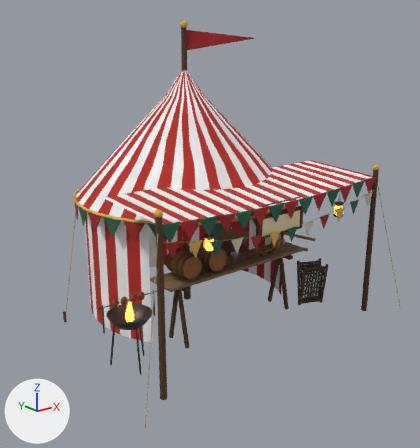
A saved change to the Blender file models/src/tavern-tent.blend.
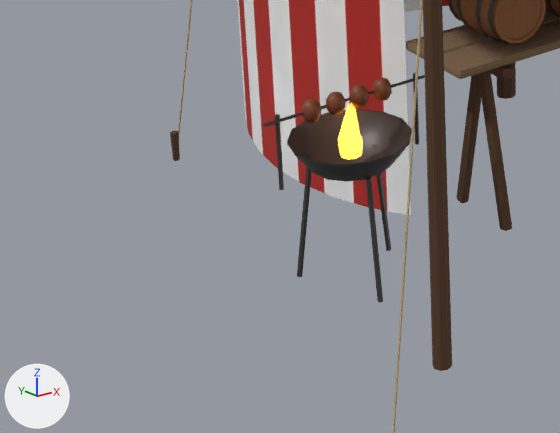
The first picture shows the older version from a camera (50 mm lens) standing at (-8.61, -11.43, 6.66) and looking at (-0.04, -0.71, 2.37). The close-ups show the older and then the newer version on the part from 0% to 49% of the width and 59% to 94% of the height of that picture. Only the edits that show in the close-ups are written down. Lighting does not change. The marker at lower left points along +X, +Y and +Z.

The first close-up shows 'tavern_tent'.
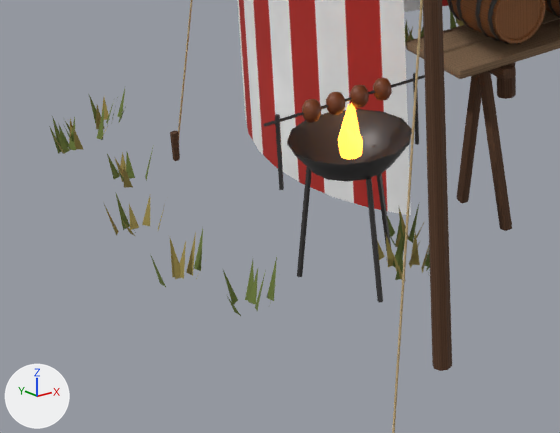
Where the change shows, as pixel boxes (x1, y1, x2, y2) in the close-ups (560 x 433 px):
'tavern_tent', reshaped: before (170, 0, 560, 433); after (49, 0, 560, 433)
part 1 of me_tavern_tent, added: after (49, 89, 430, 316)
part 2 of me_tavern_tent, added (mostly hidden): after (405, 0, 464, 46)

The change in detail:
Material 'Grass_Dry' (mat_grass_dry) is new.
Its base color is (0.323, 0.254, 0.0685) (yellow #9a8a4a).
Its roughness is 0.95.
Material 'Grass' (mat_grass) is new.
Its base color is (0.147, 0.195, 0.0423) (dark green #6b7a3a).
Its roughness is 0.95.
me_tavern_tent is used by ob_tavern_tent; location (0.0, 0.0, 0.0).
me_tavern_tent had 5132 vertices, 5136 faces and spanned x -3.94..4.41, y -3.72..3.15, z -0.01..7.15.
me_tavern_tent now has 5594 vertices, 5290 faces and spans x -4.35..4.41, y -3.72..3.15, z -0.01..7.15.
me_tavern_tent part 1: 210 vertices added at x -4.35..-2.26, y -2.15..2.38, z 0.0..0.35.
me_tavern_tent part 2: 105 vertices added at x -0.65..1.06, y 1.67..2.31, z 0.0..0.34.
Other edits to the shape of me_tavern_tent do not show in these pictures.
me_tavern_tent gains material mat_grass_dry (yellow #9a8a4a).
me_tavern_tent gains material mat_grass (dark green #6b7a3a).
